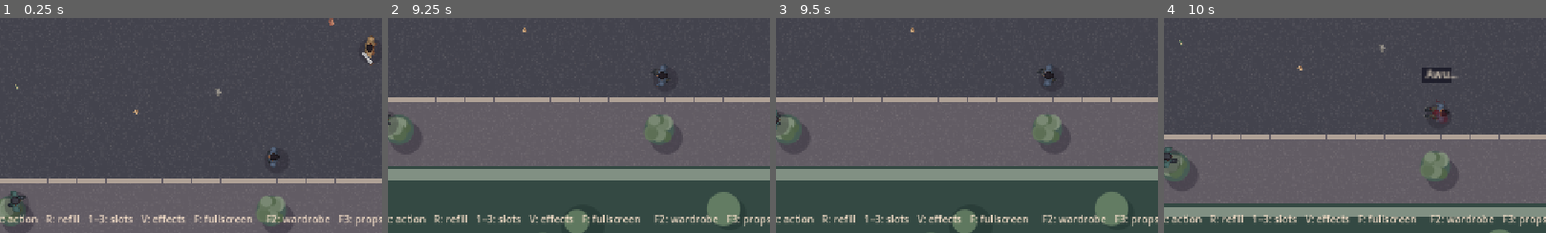
Above: before the commit, frames 1-4 (left to right).
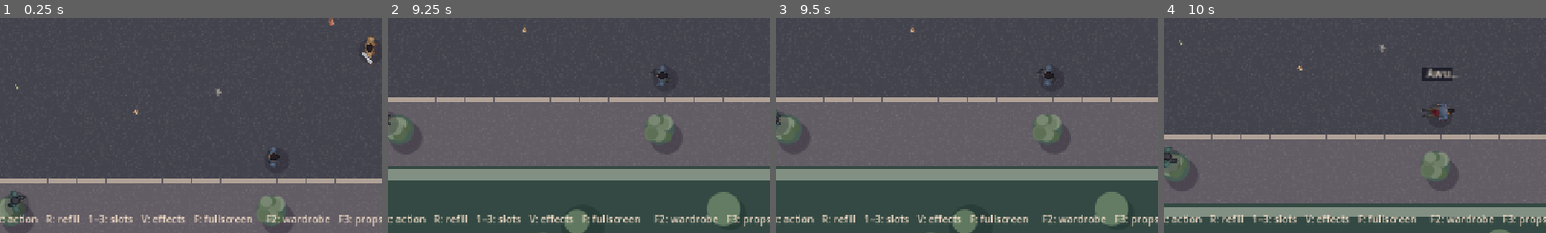
Above: after the commit, the same moments.

Repository: cryogenized-spec/Pineridge-Crisis-Saafiya-s-Revenge
Game: Godot game, scene res://scenes/main.tscn
Two runs of this game, one before a commit and one after it. Both use one fixed random seed, a clock stepped at 60 frames per second and the inputs below.
Inputs (mouse positions are % of the whole screen's width and height, from its top left):
- Up to frame 1 (0.25 s): no input
- Up to frame 2 (9.25 s): tap Enter at 0.5 s; move the mouse to (72, 45) at 0.52 s; hold Right 0.53-1.28 s; tap 8 at 0.6, 2.3, 2.85, 4.55, 6.8, 9.05 s; click (72, 45) at 0.67 s; tap R at 0.8, 1.35, 3.05, 3.6, 5.3, 7.55 s; move the mouse to (30, 55) at 1.27 s; hold Down 1.28-2.03 s; tap F at 1.55, 2.1, 3.8, 6.05, 8.3 s; move the mouse to (60, 28) at 2.02 s; hold Right 2.03-2.78 s; move the mouse to (45, 70) at 2.77 s; hold Up 2.78-3.53 s; click (45, 70) at 2.92 s; move the mouse to (80, 65) at 3.52 s; hold Left 3.53-5.03 s; move the mouse to (20, 35) at 4.27 s; tap 1 at 4.35 s; move the mouse to (55, 50) at 5.02 s; hold Down 5.03-5.78 s; tap 2 at 5.1 s; click (55, 50) at 5.17 s; move the mouse to (35, 25) at 5.77 s; hold Right 5.78-6.53 s; tap 3 at 5.85 s; move the mouse to (72, 45) at 6.52 s; hold Up 6.53-7.28 s; tap 4 at 6.6 s; move the mouse to (30, 55) at 7.27 s; hold Right 7.28-8.03 s; tap 5 at 7.35 s; click (30, 55) at 7.42 s; move the mouse to (60, 28) at 8.02 s; hold Down 8.03-8.78 s; tap 6 at 8.1 s; move the mouse to (45, 70) at 8.77 s; hold Left from 8.78 s (still down); tap 7 at 8.85 s
- Up to frame 3 (9.5 s): keep holding Left
- Up to frame 4 (10 s): move the mouse to (80, 65) at 9.52 s; release Left at 9.53 s; hold Up from 9.53 s (still down); tap 9 at 9.6 s; click (80, 65) at 9.67 s; tap R at 9.8 s
The pictures show only the part of the screen within x 50-100%, y 50-100%; the shares and areas given below are measured in that part.

Frames 1-3 are identical in both runs. In frame 4, 0.4% of the frame differs, in the area x 67-77%, y 23-48%.

Commit message:
Vary NPC impact marks and collapse playback; remove generic firing tones

Diff:
--- a/scripts/action_review.gd
+++ b/scripts/action_review.gd
@@ -78,7 +78,7 @@
 			feedback.show_alert("!")
 			change_state(Feedback.State.STUMBLE,"reaction")
 		KEY_8:
-			feedback.marked = true
+			feedback.register_impact(Vector2(-2.4,1.9),1.2)
 			change_state(Feedback.State.DOWN,"reaction")
 		KEY_9:
 			# Sound-design preview: shot and a slightly delayed pump cue.
--- a/scripts/character_feedback.gd
+++ b/scripts/character_feedback.gd
@@ -9,6 +9,8 @@
 var caption_time := 0.0
 var alert_time := 0.0
 var marked := false
+var impact_marks: Array[Dictionary] = []
+const MAX_IMPACTS := 4
 var blood_enabled := true
 var carried := false
 const LENGTHS := {State.PICKUP:0.8,State.SET_DOWN:0.8,State.STARTLED:0.48,State.STUMBLE:0.6,State.DOWN:0.85}
@@ -30,10 +32,18 @@
 	caption_time = 1.35
 	queue_redraw()
 
+func register_impact(local_point: Vector2, size: float = 1.0) -> void:
+	marked = true
+	impact_marks.append({"point": local_point, "radius": clampf(size,0.5,2.4)})
+	while impact_marks.size() > MAX_IMPACTS:
+		impact_marks.pop_front()
+	queue_redraw()
+
 func reset() -> void:
 	select(State.IDLE)
 	carried = false
 	marked = false
+	impact_marks.clear()
 	alert = ""
 	alert_time = 0.0
 	caption = ""
@@ -79,9 +89,11 @@
 
 func _draw() -> void:
 	if marked and blood_enabled:
-		# Small, non-graphic cinematic colour decal.
-		draw_circle(Vector2(5,4),4,Color(0.38,0.10,0.16,0.36),true,-1,true)
-		draw_circle(Vector2(8,6),1.8,Color(0.38,0.10,0.16,0.25),true,-1,true)
+		for impact in impact_marks:
+			var p: Vector2 = impact["point"]
+			var r: float = impact["radius"]
+			draw_circle(p,r+0.8,Color(0.36,0.065,0.09,0.41),true,-1,true)
+			draw_circle(p+Vector2(0.22,0.28),r*0.57,Color(0.16,0.025,0.05,0.55),true,-1,true)
 	if alert_time > 0.0:
 		var alpha := minf(1.0,alert_time*4.0)
 		var center := Vector2(0,-20)
--- a/scripts/encounter.gd
+++ b/scripts/encounter.gd
@@ -66,7 +66,7 @@
 		reaction.position = character.position
 		reaction.z_index = 4
 		add_child(reaction)
-		bystanders.append({"body":character,"feedback":reaction,"down":false})
+		bystanders.append({"body":character,"feedback":reaction,"down":false,"fall_variant":bystanders.size()%6})
 
 
 func _ready() -> void:
@@ -125,7 +125,8 @@
 		"max":int(ROLES[kind]["life"]),"alerted":false,
 		"cooldown":rng.randf_range(0.4,1.3),"attack":0.0,
 		"reaction":0.0,"wander":rng.randf_range(0,TAU),
-		"origin":at,"down":false,"visible_prop":true,"flee_said":false,"male_voice":male_voice
+		"origin":at,"down":false,"visible_prop":true,"flee_said":false,"male_voice":male_voice,
+		"fall_variant":(look+actors.size())%6
 	})
 
 func make_hud() -> void:
@@ -271,17 +272,54 @@
 	shots_hit += 1
 	update_hud()
 
+func register_character_impact(feedback: Node2D) -> void:
+	# A distinct local mark per character and per hit, not a fixed stamp.
+	var local := Vector2(rng.randf_range(-4.8,4.8),rng.randf_range(-4.8,4.8))
+	feedback.register_impact(local,rng.randf_range(0.7,1.55))
+
+func begin_collapse(target: Dictionary) -> void:
+	var body: Actor = target["body"]
+	var style: int = int(target.get("fall_variant",0))
+	target["fall_clock"] = 0.0
+	target["fall_duration"] = 0.65 + float(style%3)*0.14 + rng.randf_range(-0.07,0.07)
+	target["fall_origin"] = body.position
+	target["fall_offset"] = Vector2.from_angle(float(style)*1.7 + rng.randf_range(-0.4,0.4)) * rng.randf_range(1.2,4.7)
+	target["fall_tilt"] = (1.0 if style%2==0 else -1.0) * rng.randf_range(0.055,0.18)
+	target["fall_flip"] = style >= 4
+	body.fall_backward = (style%2)==1
+	body.set_down_progress(0.0)
+
+func advance_collapse(target: Dictionary, delta: float) -> void:
+	var body: Actor = target["body"]
+	target["fall_clock"] = float(target["fall_clock"]) + delta
+	var raw := clampf(float(target["fall_clock"])/maxf(0.1,float(target["fall_duration"])),0.0,1.0)
+	var style: int = int(target["fall_variant"])
+	var frame_progress := raw
+	match style%3:
+		0: frame_progress = smoothstep(0.0,1.0,raw)
+		1: frame_progress = pow(raw,0.75)
+		2: frame_progress = pow(raw,1.45)
+	var settle := smoothstep(0.0,1.0,raw)
+	body.position = Vector2(target["fall_origin"]) + Vector2(target["fall_offset"])*settle
+	if body.npc_down != null or body.npc_down_back != null:
+		body.set_down_progress(frame_progress)
+		body.rotation = float(target["fall_tilt"])*settle
+		body.scale = Vector2(-1.0,1.0) if bool(target["fall_flip"]) else Vector2.ONE
+	else:
+		body.set_down_progress(-1.0)
+		body.rotation = float(target["fall_tilt"])*settle
+		body.scale = Vector2.ONE * lerpf(1.0,0.78,settle)
+
 func affect_bystander(target: Dictionary) -> void:
 	if bool(target["down"]):
 		return
 	target["down"] = true
 	var person: Actor = target["body"]
 	var feedback: Node2D = target["feedback"]
-	feedback.marked = true
+	register_character_impact(feedback)
 	feedback.show_caption("Awu…")
 	feedback.select(Feedback.State.DOWN)
-	person.fall_backward = rng.randf() < 0.60
-	person.set_down_progress(0.0)
+	begin_collapse(target)
 	add_ground_mark(person.position,0.8)
 	show_contact_splash(person.position)
 	audio.play_cue("reaction")
@@ -342,16 +380,15 @@
 	target["hp"] = maxi(0,int(target["hp"])-amount)
 	var feedback = target["feedback"]
 	target["reaction"]=0.28
-	feedback.marked=true
+	register_character_impact(feedback)
 	feedback.show_caption("Awu…")
 	add_ground_mark(target["body"].position,1.3 if int(target["hp"]) <= 0 else 0.8)
 	show_contact_splash(target["body"].position)
 	if int(target["hp"]) <= 0:
 		target["down"]=true
-		var falling: Actor = target["body"]
-		falling.fall_backward = rng.randf() < 0.60
 		target["attachment"].visible=false
 		feedback.select(Feedback.State.DOWN)
+		begin_collapse(target)
 		defeated+=1
 		if defeated%2 == 0:
 			loot.append({"point":target["body"].position+Vector2(13,9),"age":0.0})
@@ -386,14 +423,8 @@
 	feedback.advance(delta)
 	feedback.position=body.position
 	if bool(target["down"]):
-		if body.npc_down != null or body.npc_down_back != null:
-			body.set_down_progress(feedback.progress())
-			body.rotation=0.0
-			body.scale=Vector2.ONE
-		else:
-			var p: Dictionary = feedback.pose()
-			body.rotation=float(p["rotation"])
-			body.scale=Vector2.ONE*float(p["scale"])
+		advance_collapse(target,delta)
+		feedback.position=body.position
 		return
 	target["cooldown"]=maxf(0.0,float(target["cooldown"])-delta)
 	target["attack"]=maxf(0.0,float(target["attack"])-delta)
@@ -458,7 +489,8 @@
 		var direction := Vector2.from_angle(angle)
 		var speed := 230.0 if kind in ["brick","slingshot"] else 350.0
 		add_shot(target["body"].position+direction*10.0,direction,false,kind,speed)
-		audio.play_cue("fire")
+		if kind == "pistol":
+			audio.play_cue("cz75_shot",-4.0)
 
 func step_shots(delta: float) -> void:
 	for i in range(shots.size()-1,-1,-1):
@@ -502,8 +534,8 @@
 		feedback.position = item["body"].position
 		feedback.advance(delta)
 		if bool(item["down"]):
-			var person: Actor = item["body"]
-			person.set_down_progress(feedback.progress())
+			advance_collapse(item,delta)
+			feedback.position=item["body"].position
 	if avatar != null:
 		avatar.modulate = Color(1.0,0.55,0.55) if player_invincible>0.0 and (int(elapsed*14.0)%2)==0 else Color.WHITE
 	if smoke_test:
@@ -571,6 +603,13 @@
 	assert(defeated==1)
 	assert(male_death_take==1)
 	assert(ground_marks.size()>0 and ground_marks.size()<=MAX_GROUND_MARKS)
+	assert(foe["feedback"].impact_marks.size()==2)
+	assert(foe.has("fall_variant") and foe.has("fall_offset"))
+	for i in range(90):
+		advance_collapse(foe,1.0/60.0)
+	assert(foe["body"].down_phase>=0.99)
+	assert(audio.stream_for("fire") == null)
+	assert(audio.stream_for("beretta_84fs_shot") != null)
 	var next_enemy: Dictionary = actors[1]
 	var health_before := int(next_enemy["hp"])
 	var center: Vector2 = next_enemy["body"].position
